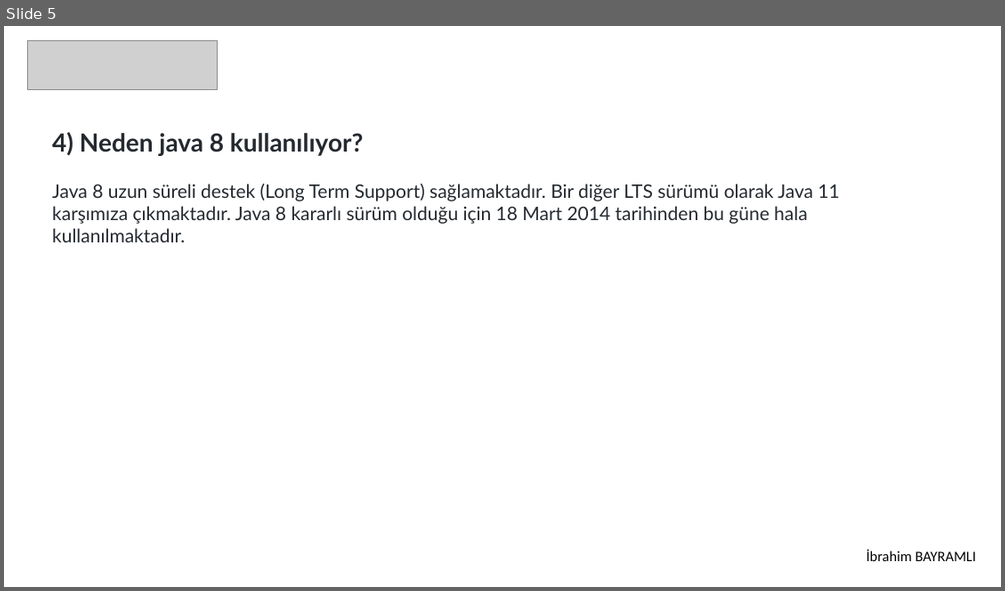
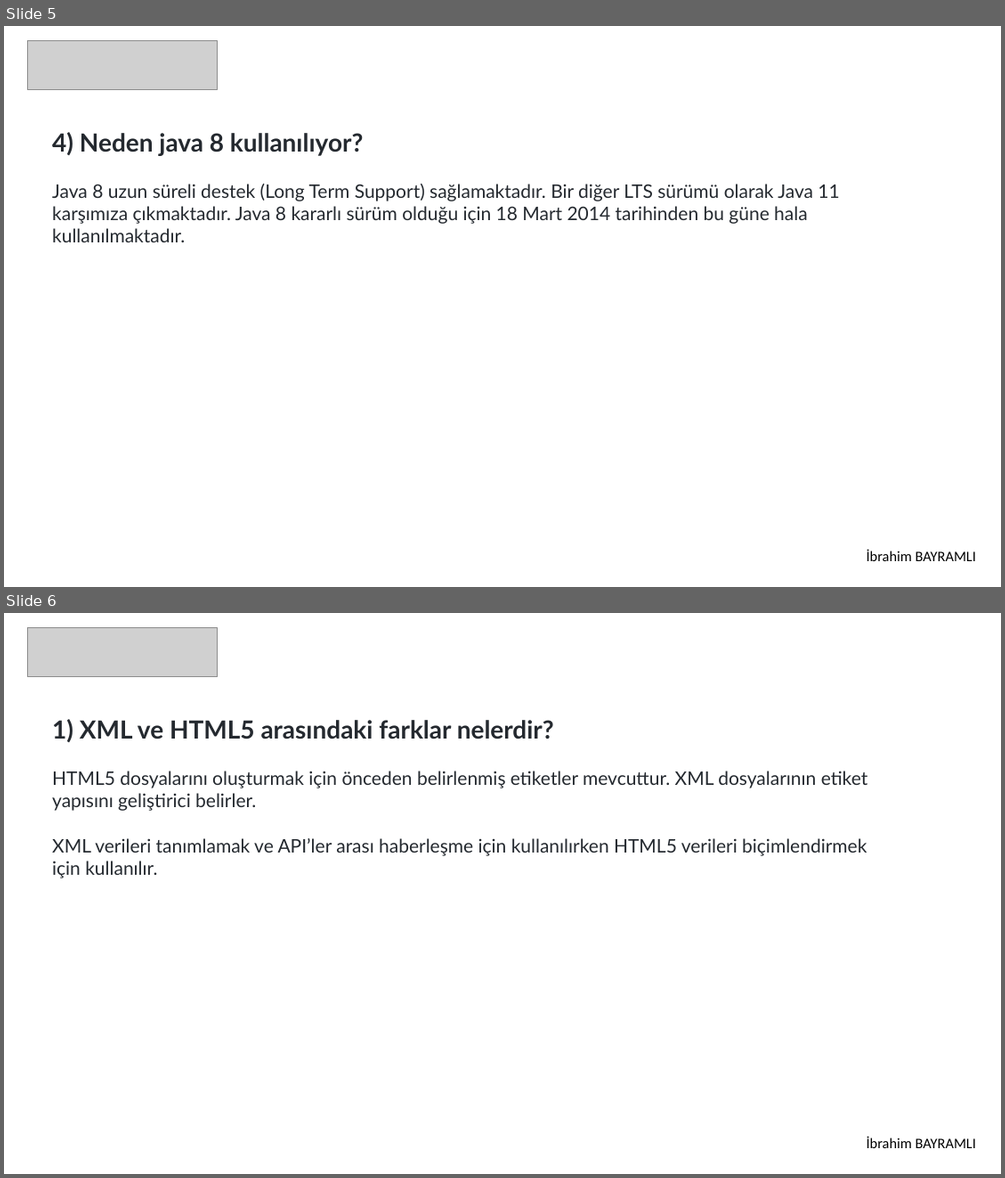
Before and after one commit to 207-Atmosware-Java-Bootcamp/2-hafta-pazartesi-odevi-ibrahimbayramli, a slide deck: Odev.pptx. Shown one above the other, each under a label of ours: slide 5 before the commit, slides 5 and 6 after it. The pictures are 1005x591 and 1005x1178 pixels, drawn with LibreOffice and Linux fonts; fonts in the diff are those of the drawing; grey boxes stand for pictures. Boxes give left, top, right and bottom in pixels: in the first picture for what was removed or moved away, otherwise in the second. Text is boxed around its words. In the diff, an @@ line names an element or a change of style, - is before the commit and + after.

```diff
--- a/Odev.pptx
+++ b/Odev.pptx
@@ slide 6 added at (4,613,1001,1174), background #FFFFFF @@
@@ picture added at (28,627,217,676) @@
@@ text added at (52,719,868,878), 18 pt, text #24292F @@
+1) XML ve HTML5 arasındaki farklar nelerdir?
+HTML5 dosyalarını oluşturmak için önceden belirlenmiş etiketler mevcuttur. XML dosyalarının etiket yapısını geliştirici belirler.
+XML verileri tanımlamak ve API’ler arası haberleşme için kullanılırken HTML5 verileri biçimlendirmek için kullanılır.
@@ text added at (866,1136,976,1148), 14 pt, text #000000 @@
+İbrahim BAYRAMLI
```
Also in this commit, not shown: 15 other slides added, 4 other files.
